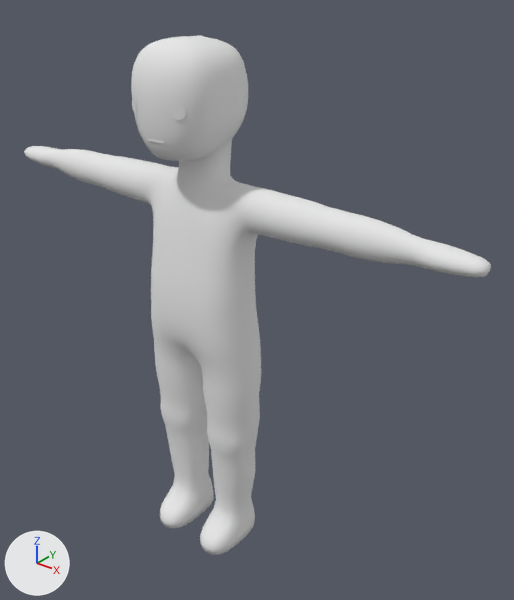
A saved change to the FBX model Assets/Mesh/Doll_main.fbx.
Both versions are drawn from a 50 mm camera at (1.021, -1.057, 1.37) aimed at (0.107, 0.085, 0.661). Every picture has the same lights, and +X, +Y and +Z are marked at lower left.
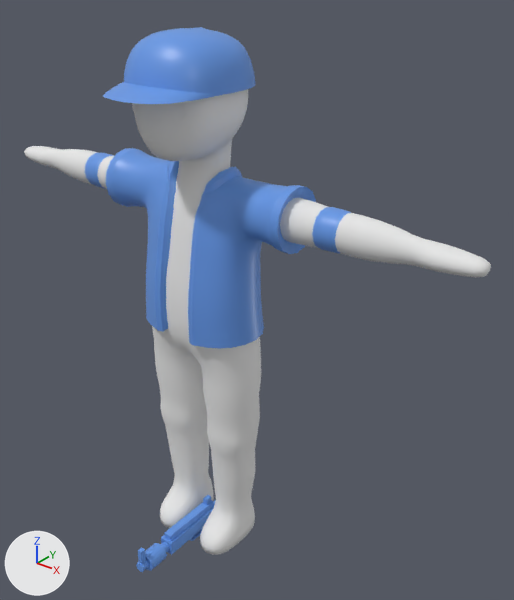
What differs and where, as boxes (x1, y1, x2, y2) in the pictures (514 x 600 px):
```json
{"object": "Plane.002", "change": "added", "after": [85, 27, 351, 572], "on screen": "blue"}
```

Scene script edits in JSON lines:
```json
{"op": "add", "block": "mat_doll_guard_clothing", "code": ["mat_doll_guard_clothing = principled_material('Doll_guard_clothing')", "mat_doll_guard_clothing.base_color = (0.13, 0.316, 0.8)  # blue #6598e7", "mat_doll_guard_clothing.roughness = 0.4"]}
{"op": "add", "block": "me_plane_003", "code": ["me_plane_003 = bpy.data.meshes.new('Plane.003')", "me_plane_003.from_pydata(...)  # 1251 vertices, 1274 faces; spans x -0.37..0.37, y -0.237..0.135, z -0.084..1.241", "me_plane_003.materials.append(mat_doll_guard_clothing)  # blue #6598e7"]}
{"op": "add", "block": "ob_plane_002", "code": ["ob_plane_002 = bpy.data.objects.new('Plane.002', me_plane_003)", "ob_plane_002.location = (0.0, 0.0, 0.0)"]}
```
